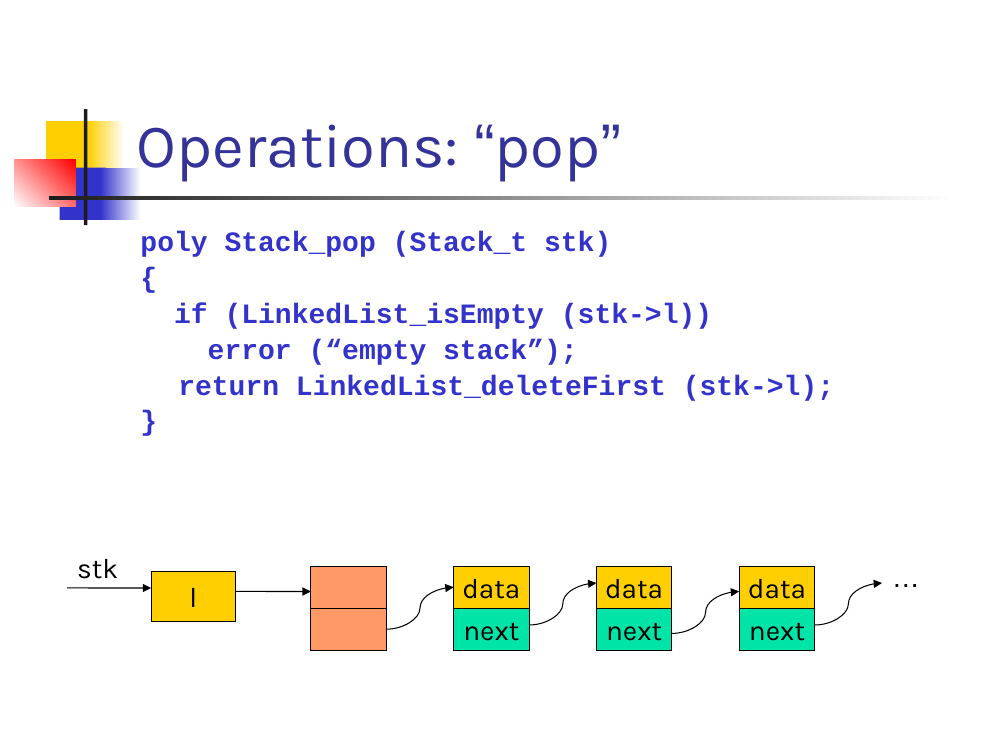
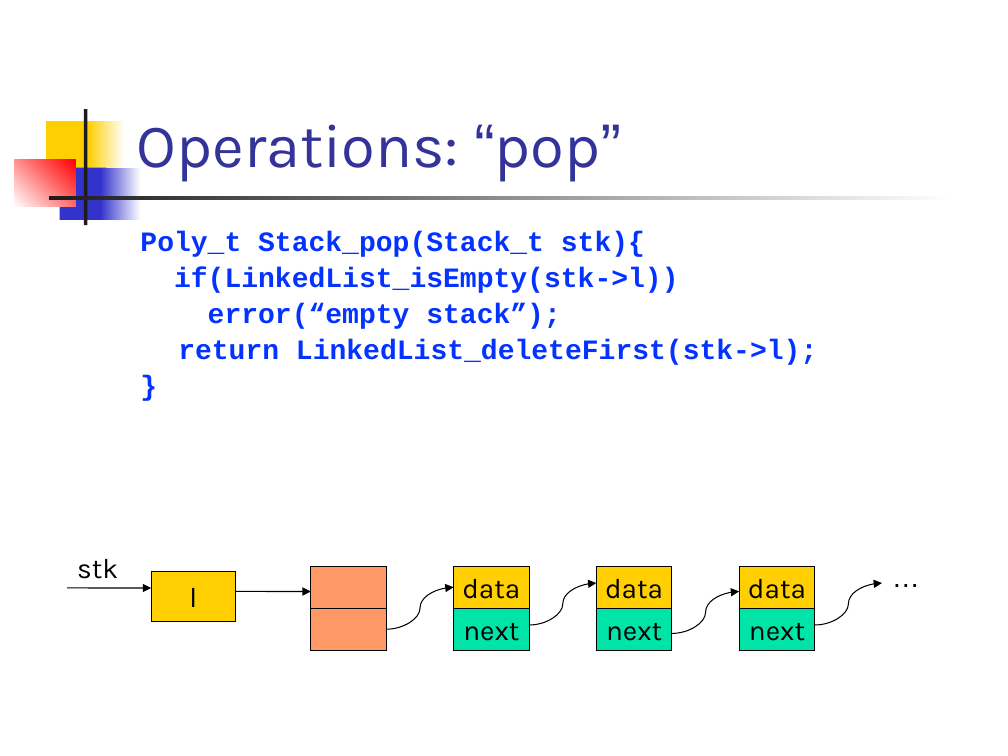
Before and after one commit to csslab-ustc/csslab-ustc.github.io, a slide deck: slide 16 of courses/sysprog/slides/lec15-stack.pptx. Drawn at 1008x756 pixels with LibreOffice and Linux fonts; fonts in the diff are those of the drawing. Boxes give left, top, right and bottom in pixels: in the first picture for what was removed or moved away, otherwise in the second. Text is boxed around its words. In the diff, an @@ line names an element or a change of style, - is before the commit and + after.

```diff
--- a/courses/sysprog/slides/lec15-stack.pptx
+++ b/courses/sysprog/slides/lec15-stack.pptx
@@ text "Poly_t Stack_pop(Stack_t stk){" at (x1=140, y1=231, x2=817, y2=365): text colour #3333CC to #0432FF in "}" @@
@@ text at (x1=140, y1=231, x2=817, y2=365): text changed; text colour #3333CC to #0432FF @@
-poly Stack_pop (Stack_t stk)
-{
-if (LinkedList_isEmpty (stk->l))
-error (“empty stack”);
-return LinkedList_deleteFirst (stk->l);
+Poly_t Stack_pop(Stack_t stk){
+if(LinkedList_isEmpty(stk->l))
+error(“empty stack”);
+return LinkedList_deleteFirst(stk->l);
```
Also in this commit, not shown: 13 other slides changed, 10 other files.
